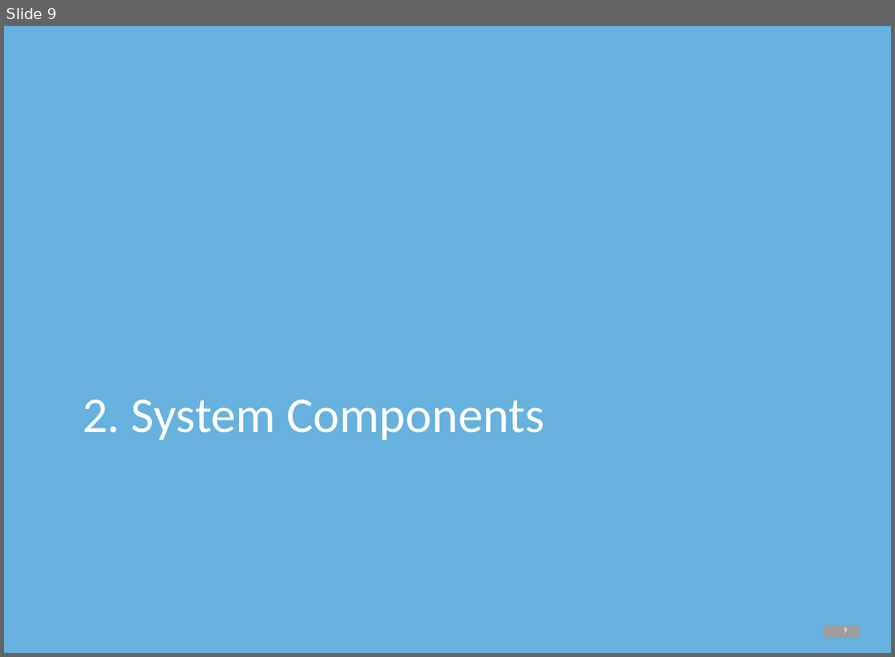
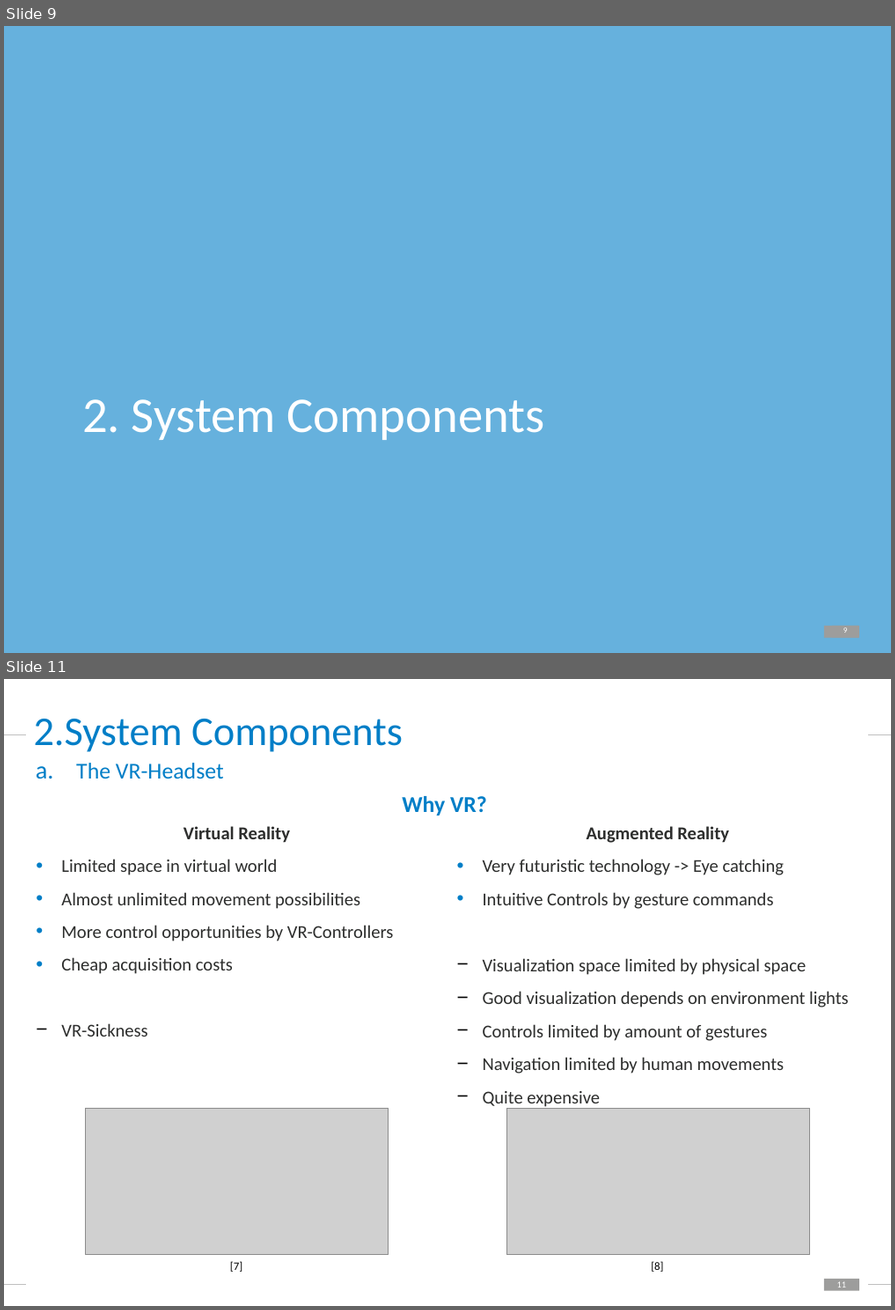
Before and after one commit to PvtSchneewitchen/Masterarbeit, a slide deck: Cmore Internal Presentation/C.LABEL-VR internal Presentation.pptx. Shown one above the other, each under a label of ours: slide 9 before the commit, slides 9 and 11 after it; the slides between them are not shown. The pictures are 895x657 and 895x1310 pixels, drawn with LibreOffice and Linux fonts; fonts in the diff are those of the drawing; grey boxes stand for pictures; background and template pictures are left out. Boxes give left, top, right and bottom in pixels: in the first picture for what was removed or moved away, otherwise in the second. Text is boxed around its words. In the diff, an @@ line names an element or a change of style, - is before the commit and + after.

```diff
--- a/Cmore Internal Presentation/C.LABEL-VR internal Presentation.pptx
+++ b/Cmore Internal Presentation/C.LABEL-VR internal Presentation.pptx
@@ slide 11 added at [4,679,891,1306], background #FFFFFF; not listed: 2 template elements that a slide beside it also shows @@
@@ title added at [34,719,403,752], 36 pt, text #007EC7 @@
+2.System Components
@@ line added from (4, 735) to (26, 735), #BFBFBF 1 pt @@
@@ line added from (867, 735) to (891, 735), #BFBFBF 1 pt @@
@@ text added at [76,763,487,815], 20 pt, text #007EC7 @@
+a. The VR-Headset
+Why VR?
@@ text added at [61,826,394,1036], 16 pt, text #2D2E2D @@
+Virtual Reality
+• Limited space in virtual world
+• Almost unlimited movement possibilities
+• More control opportunities by VR-Controllers
+• Cheap acquisition costs
+− VR-Sickness
@@ text added at [483,826,849,1108], 16 pt, text #2D2E2D @@
+Augmented Reality
+• Very futuristic technology -> Eye catching
+• Intuitive Controls by gesture commands
+− Visualization space limited by physical space
+− Good visualization depends on environment lights
+− Controls limited by amount of gestures
+− Navigation limited by human movements
+− Quite expensive
@@ picture added at [85,1108,389,1255] @@
@@ picture added at [506,1108,810,1255] @@
@@ line added from (4, 1284) to (26, 1284), #BFBFBF 1 pt @@
@@ text added at [230,1261,242,1271], 10 pt, text #000000 @@
+[7]
@@ text added at [651,1261,663,1271], 10 pt, text #000000 @@
+[8]
@@ line added from (867, 1284) to (891, 1284), #BFBFBF 1 pt @@
```
Also in this commit, not shown: 2 slides changed, 2 other slides added, 1 slide removed, 10 other files.
